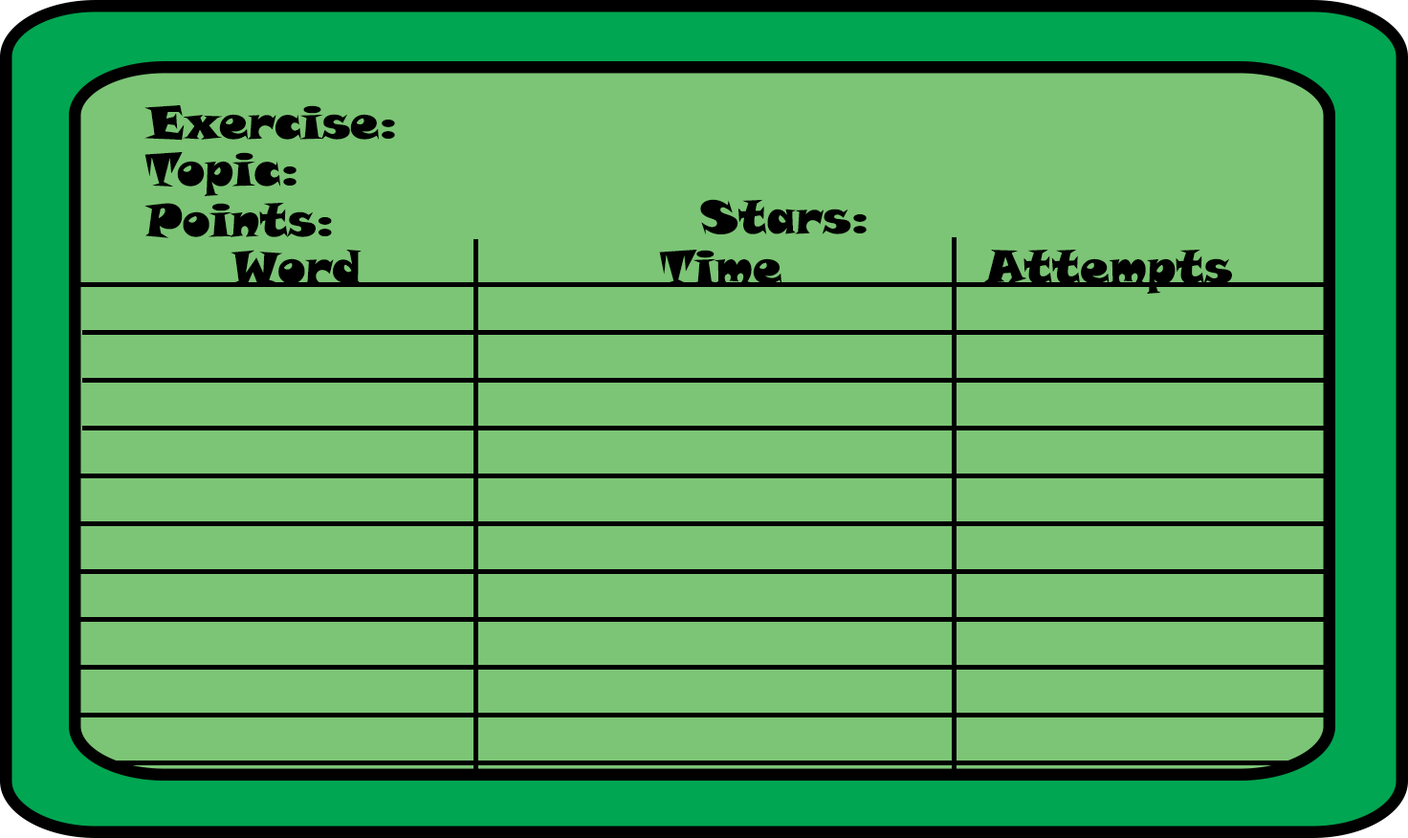
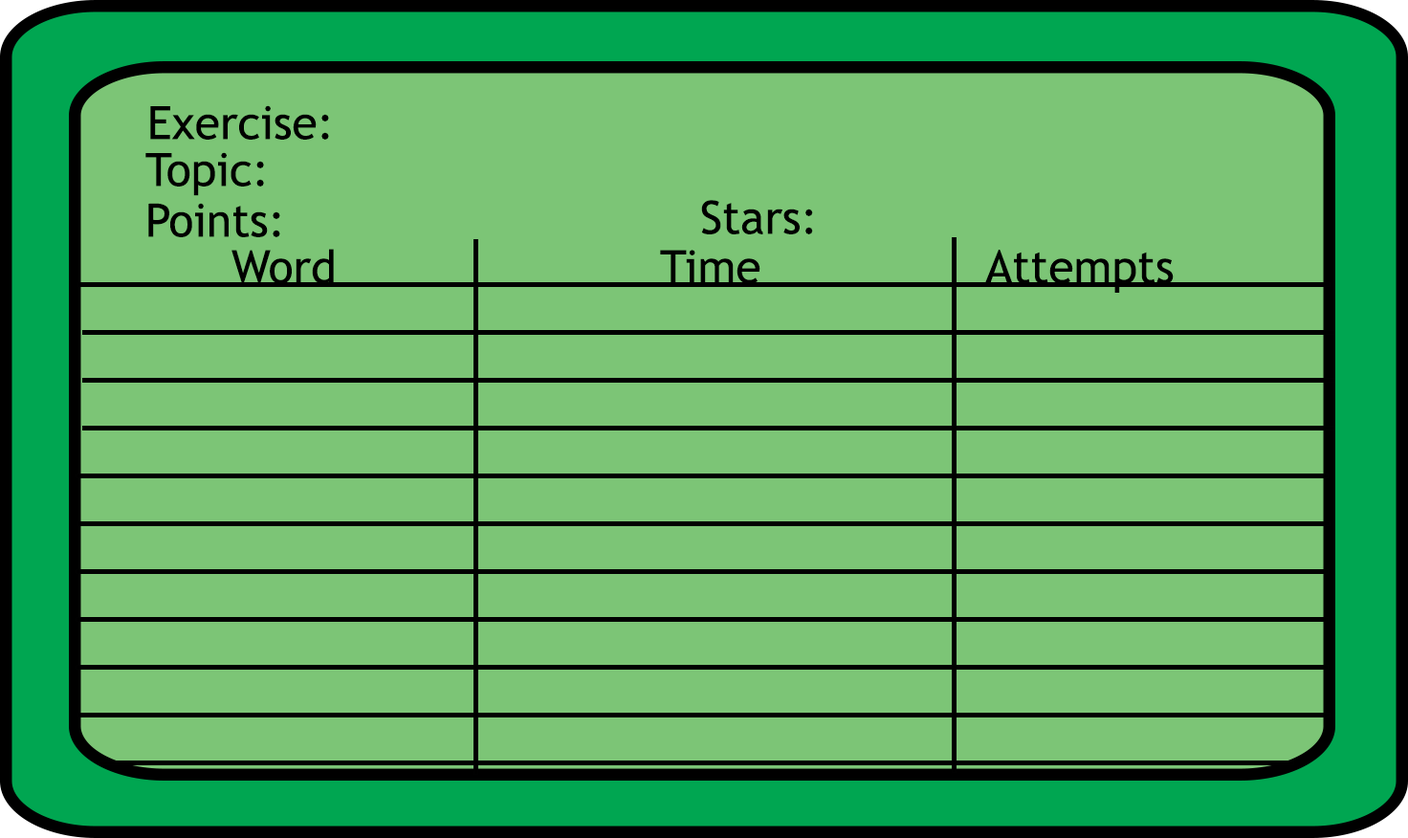
Comparing the layer stacks of the two (1408, 838) images. Changes:
painted on "Attempts" over box(983, 249, 1232, 294)
painted on "Time" over box(658, 249, 782, 283)
painted on "Word" over box(230, 248, 362, 283)
painted on "Stars" over box(700, 198, 867, 235)
painted on "Points:" over box(144, 201, 332, 239)
painted on "Topic:" over box(144, 151, 297, 197)
painted on "Exercise:" over box(144, 105, 395, 141)
